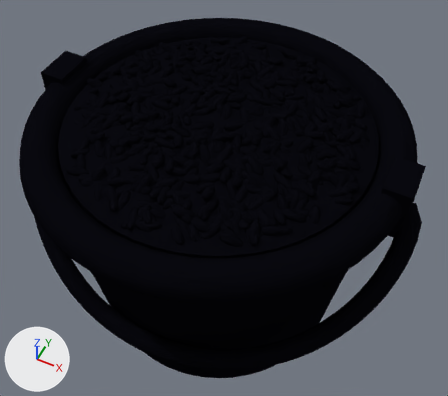
What one commit did to the Blender file blender/eimer-hafer.blend.
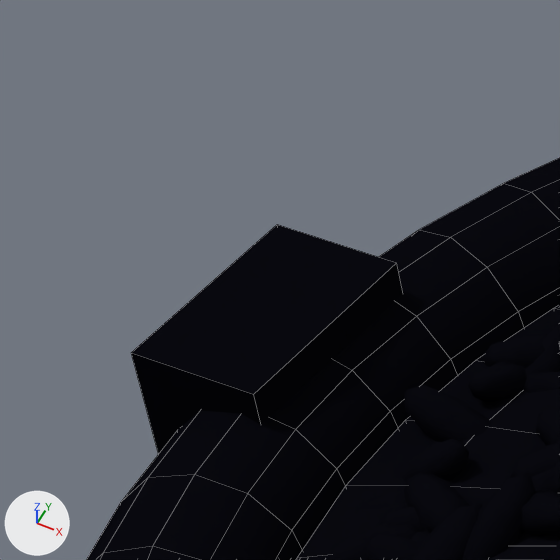
The first picture shows the older version from a 50 mm camera at (21.4, -41.6, 68.6) aimed at (0.1, 1.0, 15.4). The close-ups show the older and then the newer version on the part from 4% to 25% of the width and 3% to 27% of the height of that picture. Only the edits that show in the close-ups are written down. The axes (+X, +Y, +Z) are drawn at lower left. The lights are the same throughout. The close-ups show mesh edges as thin lines.

In view in the first close-up: 'Cube', 'Torus', 'hafer_dunkel', 'hafer_haufen', 'hafer_hell', 'hafer_mittel'.
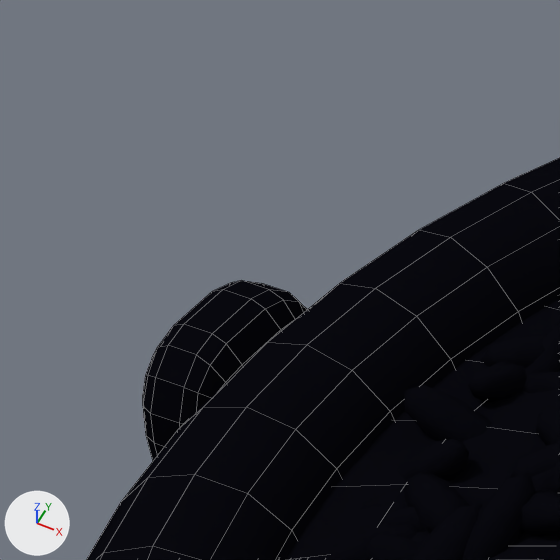
Where the change shows, as pixel boxes (x1, y1, x2, y2) in the close-ups (560 x 560 px):
```json
{"object": "Cube", "change": "moved, rescaled, modifiers changed", "before": [131, 225, 403, 454], "after": [143, 280, 308, 461]}
```

The change, as JSON lines over the scene's bpy script:
```json
{"op": "set", "path": "ob_cube.location", "old": "(-18.6, 0.0, 25.6)", "new": "(-19.8, 0.0, 25.6)"}
{"op": "set", "path": "ob_cube.scale", "old": "(1.6, 2.6, 3.4)", "new": "(1.4, 2.6, 3.0)"}
{"op": "add", "block": "ob_cube", "code": "_m = ob_cube.modifiers.new('rund', 'BEVEL')"}
{"op": "add", "block": "ob_cube", "code": "_m.width = 0.3"}
{"op": "add", "block": "ob_cube", "code": "_m.width_pct = 0.3"}
{"op": "add", "block": "ob_cube", "code": "_m.segments = 4"}
{"op": "add", "block": "ob_cube", "code": "_m.limit_method = 'NONE'"}
{"block": "ob_cube", "where": "_m = ob_cube.modifiers.new('kontur', 'SOLIDIFY')"}
{"op": "set", "path": "_m.thickness", "old": "0.6", "new": "0.3"}
{"block": "ob_cube", "where": "_m = ob_cube.modifiers.new('kontur', 'SOLIDIFY')"}
{"op": "remove", "block": "ob_cube", "code": "_m.use_rim = False"}
```
